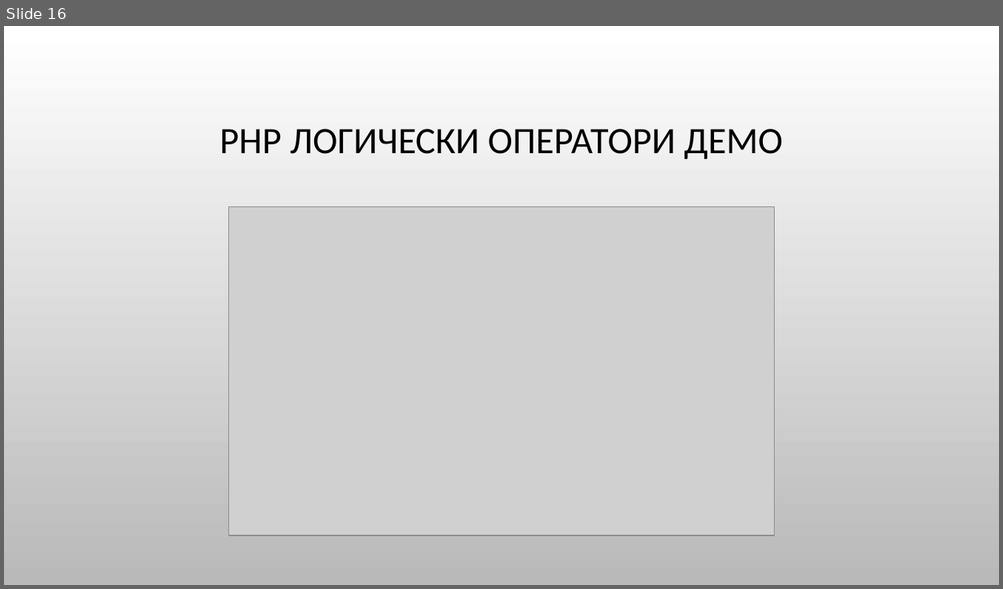
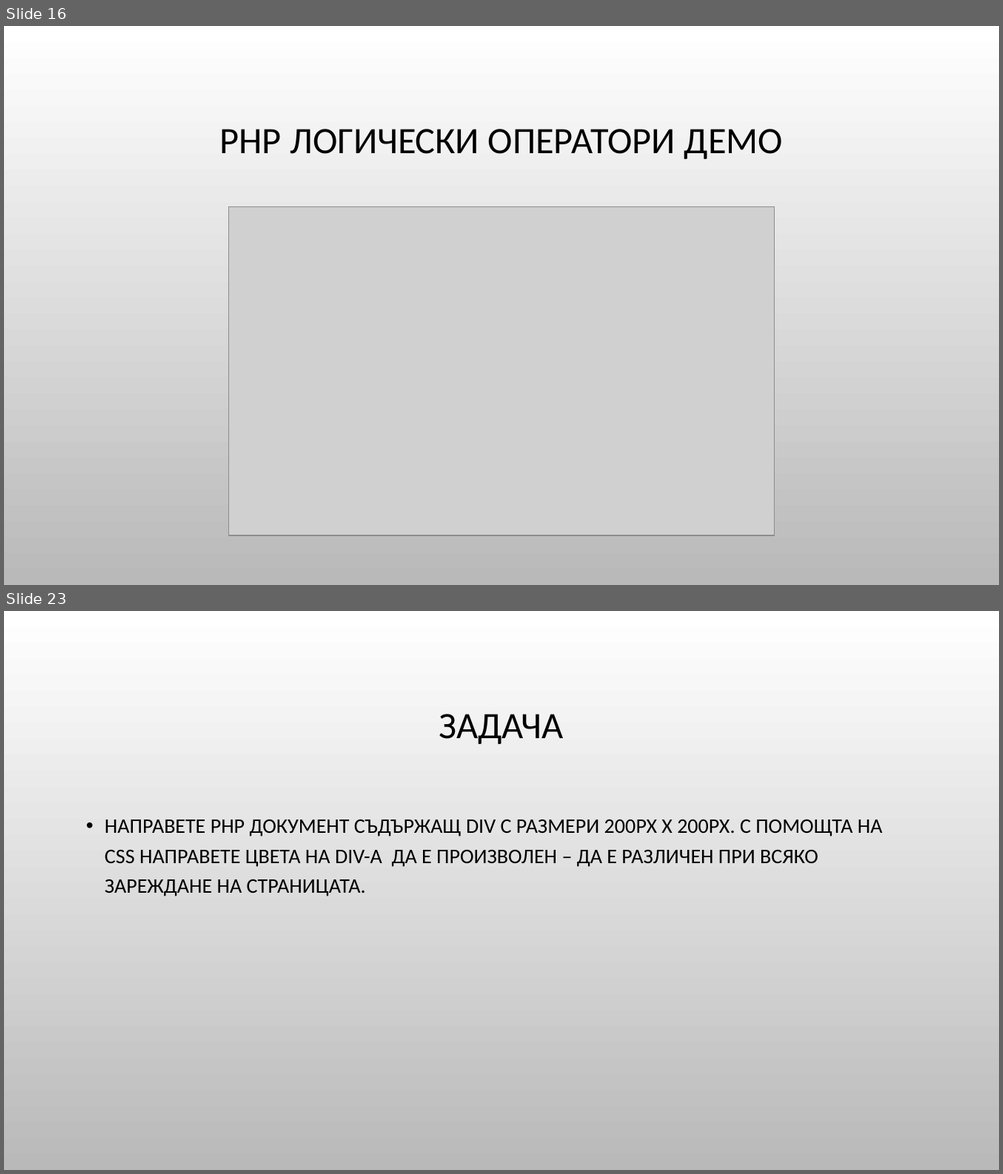
Before and after one commit to Bilyukov/php-mysql-course, a slide deck: 04.php-basics.pptx. Shown one above the other, each under a label of ours: slide 16 before the commit, slides 16 and 23 after it; the slides between them are not shown. The pictures are 1003x589 and 1003x1174 pixels, drawn with LibreOffice and Linux fonts; fonts in the diff are those of the drawing; grey boxes stand for pictures; background and template pictures are left out. Boxes give left, top, right and bottom in pixels: in the first picture for what was removed or moved away, otherwise in the second. Text is boxed around its words. In the diff, an @@ line names an element or a change of style, - is before the commit and + after.

```diff
--- a/04.php-basics.pptx
+++ b/04.php-basics.pptx
@@ slide 23 added at box(4, 611, 999, 1170), background picture (left out) @@
@@ title added at box(439, 714, 563, 744), 36 pt, text #000000 @@
+ЗАДАЧА
@@ text added at box(105, 820, 882, 897), 20 pt, text #000000 @@
+• НАПРАВЕТЕ PHP ДОКУМЕНТ СЪДЪРЖАЩ DIV С РАЗМЕРИ 200PX X 200PX. С ПОМОЩТА НА CSS НАПРАВЕТЕ ЦВЕТА НА DIV-A ДА Е ПРОИЗВОЛЕН – ДА Е РАЗЛИЧЕН ПРИ ВСЯКО ЗАРЕЖДАНЕ НА СТРАНИЦАТА.
```
Also in this commit, not shown: 9 other slides added, 2 slides removed, 8 other files.
